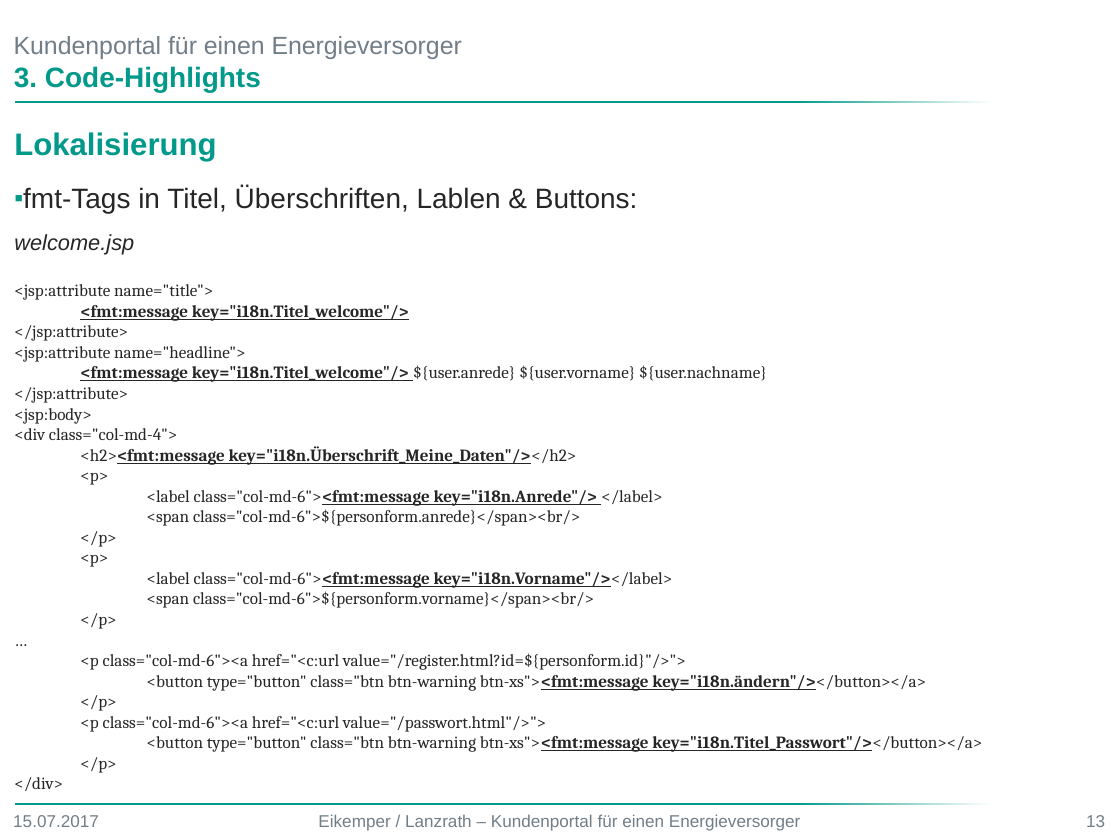
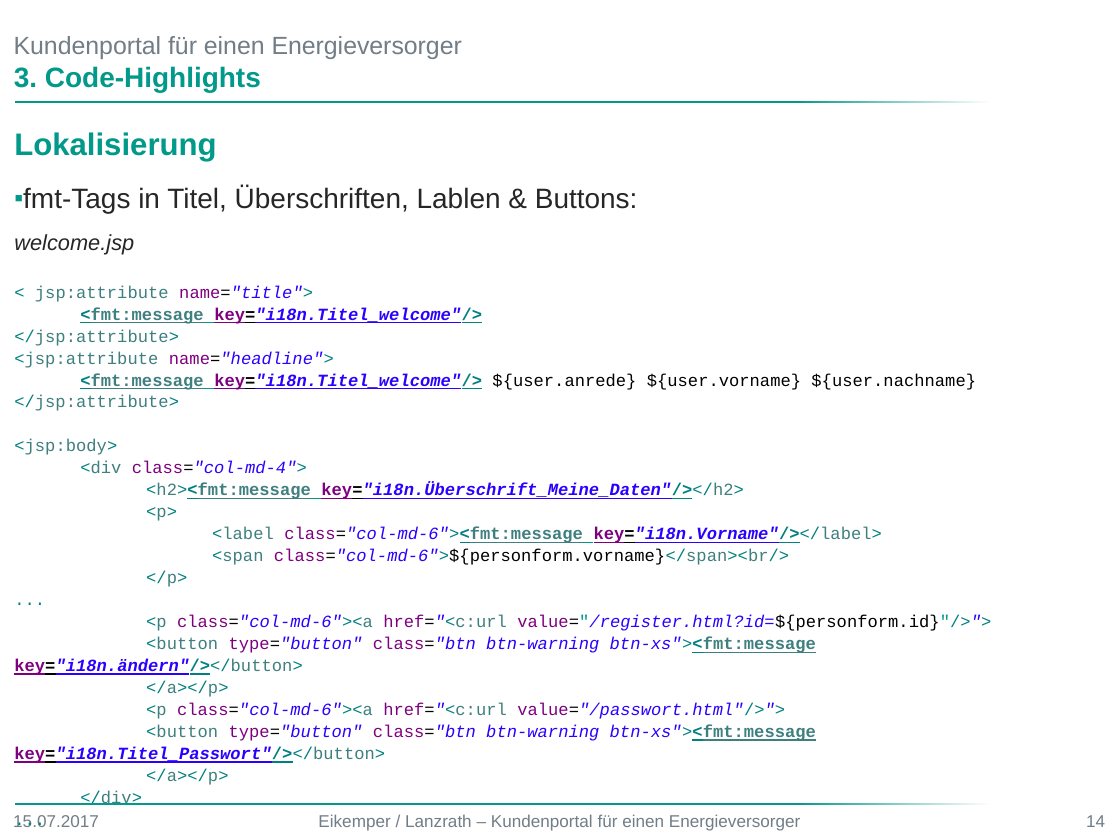
Before and after one commit to DerMagsTa/Kundenportal, a slide deck: slide 14 of Präsentation Web Programmierung.pptx (slide 13 before the commit). Drawn at 1120x840 pixels with LibreOffice and Linux fonts; fonts in the diff are those of the drawing; background and template pictures are left out. Boxes give left, top, right and bottom in pixels: in the first picture for what was removed or moved away, otherwise in the second. Text is boxed around its words. In the diff, an @@ line names an element or a change of style, - is before the commit and + after.

```diff
--- a/Präsentation Web Programmierung.pptx
+++ b/Präsentation Web Programmierung.pptx
@@ text at bbox=[14, 132, 991, 785]: text changed; font Cambria to Courier New; text colour #262626 to #008080 @@
-…
+...
@@ text at bbox=[14, 132, 991, 785]: paragraph added @@
+...
@@ text at bbox=[35, 285, 313, 302]: text changed; font Cambria to Courier New; text colour #262626 to #3F7F7F @@
-<jsp:attribute name="title">
+< jsp:attribute name="title">
@@ text at bbox=[14, 307, 991, 719]: font Cambria to Courier New in "<fmt:message key="i18n.Titel_welcome"/>", "</jsp:attribute>", "<jsp:attribute name="headline">", "<fmt:message key="i18n.Titel_welcome"/> ${user.anrede} ${use ..." and 11 more places; text colour #262626 to #008080 in "<fmt:message key="i18n.Titel_welcome"/>", "</jsp:attribute>", "<jsp:attribute name="headline">", "<fmt:message key="i18n.Titel_welcome"/>" and 11 more places; text colour #262626 to #3F7F7F in "<fmt:message", "</jsp:attribute>", "<jsp:attribute", "<fmt:message" and 11 more places; text colour #262626 to #7F007F, text colour #262626 to #2A00FF, italic on in "key="i18n.Titel_welcome"/>", "name="headline">", "key="i18n.Titel_welcome"/>", "class="col-md-4">" and 5 more places; text colour #262626 to #000000 in "key="i18n.Titel_welcome"/>", "name="headline">", "key="i18n.Titel_welcome"/> ${user.anrede} ${user.vorname} ${ ...", "class="col-md-4">" and 5 more places; text colour #262626 to #00998A in "value="/register.html?id=${personform.id}"/>">"; line spacing 1 to 1.07 @@
@@ text at bbox=[80, 490, 662, 567]: paragraphs removed @@
-<label class="col-md-6"><fmt:message key="i18n.Anrede"/> </label>
-<span class="col-md-6">${personform.anrede}</span><br/>
-</p>
-<p>
@@ text at bbox=[14, 636, 816, 697]: text changed; font Cambria to Courier New; text colour #262626 to #2A00FF @@
-<button type="button" class="btn btn-warning btn-xs"><fmt:message key="i18n.ändern"/></button></a>
-</p>
+<button type="button" class="btn btn-warning btn-xs"><fmt:message key="i18n.ändern"/></button>
+</a></p>
@@ text at bbox=[14, 724, 816, 785]: text changed; font Cambria to Courier New; text colour #262626 to #2A00FF @@
-<button type="button" class="btn btn-warning btn-xs"><fmt:message key="i18n.Titel_Passwort"/></button></a>
-</p>
+<button type="button" class="btn btn-warning btn-xs"><fmt:message key="i18n.Titel_Passwort"/></button>
+</a></p>
@@ page number at bbox=[1086, 815, 1105, 827]: text changed @@
-13
+14
```
Also in this commit, not shown: 7 other slides changed, 2 slides added.
